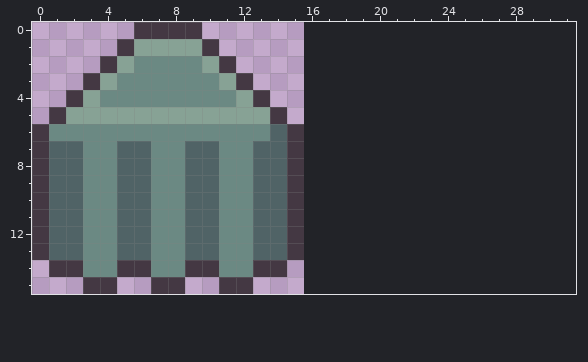
Pixel-art sprite -- assets/05_map/casinoIcon.png. That is the earlier state.
The file is 16x16 pixels. The old version is drawn lined up with the new one, on the new canvas.
After:
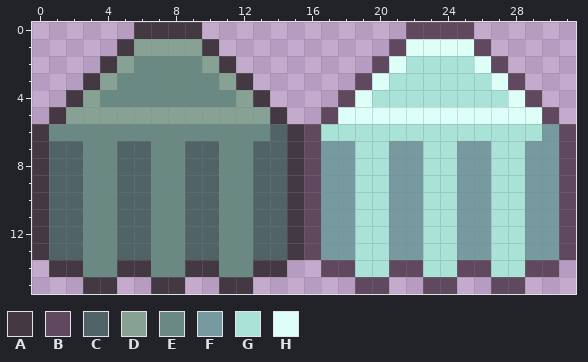
Palette (. is transparent): A #443843  B #60495e  C #506366  D #87a295  E #6b8983  F #779aa0  G #a9e2d6  H #defff8
Author's note on the commit: added MapIcons Hovers
Changes in this commit:
canvas 16x16 -> 32x16
y 0: x 22..25 .... -> BBBB
y 1: x 21..26 ...... -> BHHHHB
y 2: x 20..27 ........ -> BHGGGGHB
y 3: x 19..28 .......... -> BHGGGGGGHB
y 4: x 18..29 ............ -> BHGGGGGGGGHB
y 5: x 17..30 .............. -> BHHHHHHHHHHHHB
y 6: x 16..31 ................ -> BGGGGGGGGGGGGGFB
y 7..13: x 16..31 ................ -> BFFGGFFGGFFGGFFB
y 14: x 17..30 .............. -> BBGGBBGGBBGGBB
y 15: x 19..20 .. -> BB; x 23..24 .. -> BB; x 27..28 .. -> BB
Boxes around the changes in both pictures, in picture pixels (x1, y1, x2, y2):
added: (304, 22, 576, 294)
